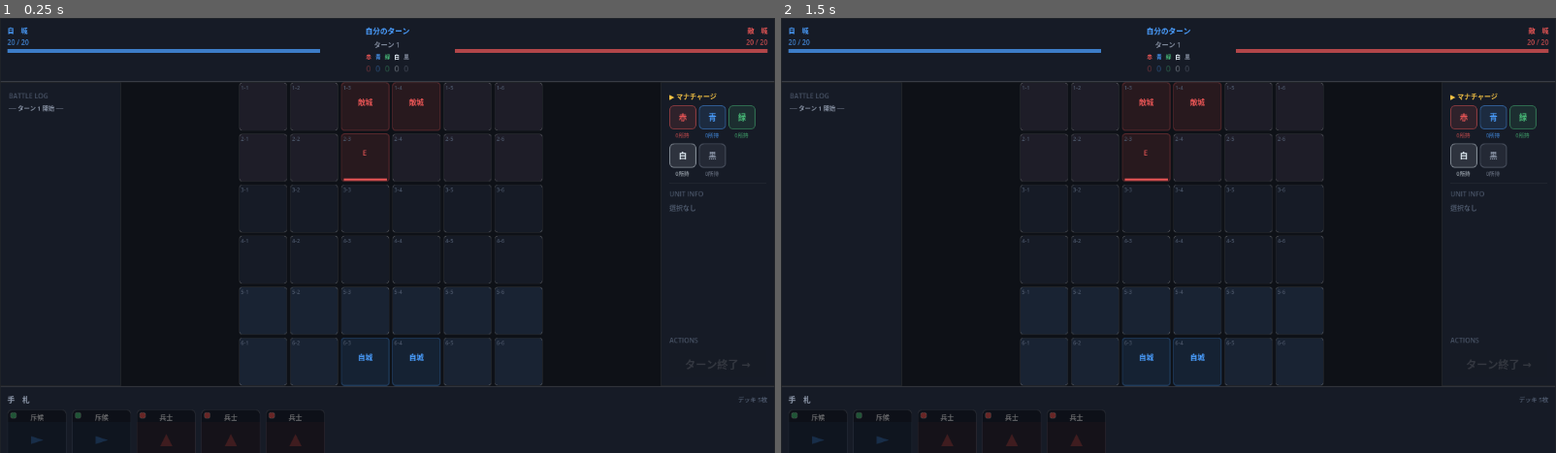
Above: before the commit, frames 1-2 (left to right).
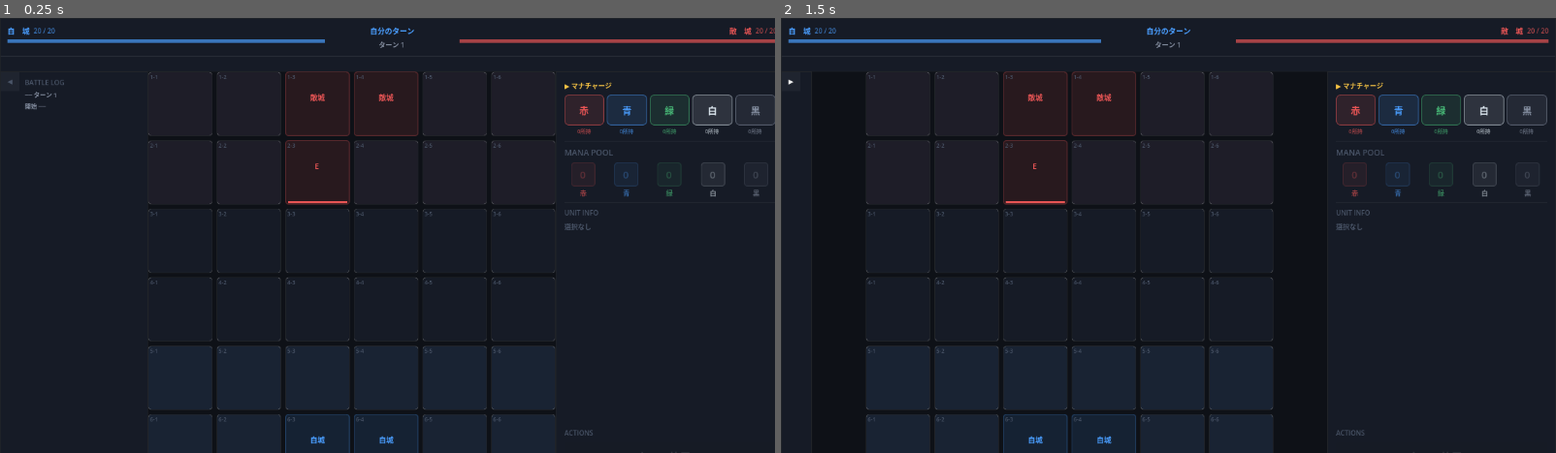
Above: after the commit, the same moments.

Repository: Akasaki-Kouji/Card-6-6
Game: Godot game, scene res://scenes/main.tscn
Two runs of this game, one before a commit and one after it. Both use one fixed random seed, a clock stepped at 60 frames per second and the inputs below.
Inputs (mouse positions are in pixels of both pictures, inside the frame that each line leads up to):
- Up to frame 1 (0.25 s): no input
- Up to frame 2 (1.5 s): click "1-1" at 0.5 s; click (788, 83) at 1.25 s, where only the run after the commit has a clickable "◀"

The runs differ from the first frame. In frame 1, 9.7% of the frame differs, in the area x 0-100%, y 2-100%; in frame 2, 11%.

Commit message:
UI調整

Diff:
--- a/scenes/main.gd
+++ b/scenes/main.gd
@@ -87,7 +87,7 @@
 func _place_topbar(vbox: VBoxContainer, battle_manager: BattleManager,
 		player_castle: Castle, enemy_castle: Castle) -> void:
 	var bar := _make_panel(BG2, Color.TRANSPARENT, Color(1, 1, 1, 0.08))
-	bar.custom_minimum_size.y = 64
+	bar.custom_minimum_size.y = 80
 
 	# 下部ボーダー
 	var sep := ColorRect.new()
@@ -143,38 +143,38 @@
 	label_text: String, hp: int, max_hp: int, color: Color, align_left: bool
 ) -> Control:
 	var vbox := VBoxContainer.new()
-	vbox.add_theme_constant_override("separation", 3)
-
-	var lbl := _make_label(label_text, color, 10)
-	lbl.horizontal_alignment = HORIZONTAL_ALIGNMENT_LEFT if align_left \
-		else HORIZONTAL_ALIGNMENT_RIGHT
-	vbox.add_child(lbl)
-
-	var hp_lbl := _make_label("%d / %d" % [hp, max_hp], Color(color.r, color.g, color.b, 0.8), 10)
+	vbox.add_theme_constant_override("separation", 4)
+
+	# 城名 + HP を1行で表示
+	var header_row := _make_hbox(6)
+	header_row.alignment = BoxContainer.ALIGNMENT_BEGIN if align_left \
+		else BoxContainer.ALIGNMENT_END
+
+	var name_lbl := _make_label(label_text, color, 11)
+	header_row.add_child(name_lbl)
+
+	var hp_lbl := _make_label("%d / %d" % [hp, max_hp], Color(color.r, color.g, color.b, 0.7), 10)
 	hp_lbl.name = "HpLabel"
-	hp_lbl.horizontal_alignment = HORIZONTAL_ALIGNMENT_LEFT if align_left \
-		else HORIZONTAL_ALIGNMENT_RIGHT
-	vbox.add_child(hp_lbl)
-
-	# HPバー
+	header_row.add_child(hp_lbl)
+	vbox.add_child(header_row)
+
+	# HPバー（細め）
 	var bar_bg := PanelContainer.new()
-	bar_bg.custom_minimum_size = Vector2(0.0, 6.0)
+	bar_bg.custom_minimum_size = Vector2(0.0, 5.0)
 	bar_bg.size_flags_horizontal = Control.SIZE_EXPAND_FILL
 	var bar_style := StyleBoxFlat.new()
-	bar_style.bg_color = Color(color.r, color.g, color.b, 0.15)
-	bar_style.set_corner_radius_all(3)
+	bar_style.bg_color = Color(color.r, color.g, color.b, 0.12)
+	bar_style.set_corner_radius_all(2)
 	bar_bg.add_theme_stylebox_override("panel", bar_style)
 
 	var bar_inner := HBoxContainer.new()
 	bar_inner.add_theme_constant_override("separation", 0)
-
 	var fill := ColorRect.new()
 	fill.name = "Fill"
-	fill.color = Color(color.r, color.g, color.b, 0.7)
+	fill.color = Color(color.r, color.g, color.b, 0.65)
 	fill.size_flags_horizontal = Control.SIZE_EXPAND_FILL
 	fill.size_flags_stretch_ratio = float(hp) / float(max_hp)
 	bar_inner.add_child(fill)
-
 	bar_bg.add_child(bar_inner)
 	vbox.add_child(bar_bg)
 
@@ -197,13 +197,6 @@
 	turn_lbl.name = "TurnLabel"
 	turn_lbl.horizontal_alignment = HORIZONTAL_ALIGNMENT_CENTER
 	vbox.add_child(turn_lbl)
-
-	# マナプール表示行（5色）
-	var mana_row := _make_hbox(6)
-	mana_row.name = "ManaRow"
-	mana_row.alignment = BoxContainer.ALIGNMENT_CENTER
-	_rebuild_mana_pool_display(mana_row, battle_manager.mana_pool)
-	vbox.add_child(mana_row)
 
 	# 敵ターン中オーバーレイ
 	var enemy_overlay := _make_label("⏳ 相手のターン処理中…", C_TEXT3, 9)
@@ -219,10 +212,6 @@
 		phase_lbl.add_theme_color_override("font_color", C_BLUE if is_player else C_RED)
 		turn_lbl.text = "ターン %d" % turn
 		enemy_overlay.visible = not is_player
-		mana_row.modulate = Color.WHITE if is_player else Color(1, 1, 1, 0.3)
-	)
-	battle_manager.mana_pool_changed.connect(func(pool: Dictionary) -> void:
-		_rebuild_mana_pool_display(mana_row, pool)
 	)
 
 	return vbox
@@ -272,18 +261,49 @@
 	main_hbox.add_theme_constant_override("separation", 0)
 	vbox.add_child(main_hbox)
 
-	# 左サイドパネル（バトルログ）
+	# 左サイドパネル（バトルログ・折りたたみ可能）
 	var left := _make_panel(BG2, Color.TRANSPARENT, BORDER)
 	left.name = "LeftPanel"
-	left.custom_minimum_size.x = 180
+	left.custom_minimum_size.x = 220
 	left.size_flags_vertical = Control.SIZE_EXPAND_FILL
 
-	var log_inner := VBoxContainer.new()
-	log_inner.add_theme_constant_override("separation", 4)
-	log_inner.size_flags_vertical = Control.SIZE_EXPAND_FILL
+	# パネル内部：トグル列 ＋ ログ列 の横並び
+	var left_hbox := HBoxContainer.new()
+	left_hbox.add_theme_constant_override("separation", 0)
+	left_hbox.size_flags_vertical = Control.SIZE_EXPAND_FILL
+
+	# トグルボタン列（常時表示・28px固定）
+	var toggle_col := VBoxContainer.new()
+	toggle_col.custom_minimum_size.x = 28
+	toggle_col.add_theme_constant_override("separation", 0)
+
+	var toggle_btn := Button.new()
+	toggle_btn.text = "◀"
+	toggle_btn.custom_minimum_size = Vector2(28.0, 28.0)
+	toggle_btn.focus_mode = Control.FOCUS_NONE
+	toggle_btn.add_theme_font_size_override("font_size", 10)
+	var toggle_style := StyleBoxFlat.new()
+	toggle_style.bg_color = Color(1, 1, 1, 0.04)
+	toggle_style.set_border_width_all(0)
+	toggle_btn.add_theme_stylebox_override("normal", toggle_style)
+	toggle_btn.add_theme_stylebox_override("hover",  toggle_style)
+	toggle_btn.add_theme_color_override("font_color", C_TEXT3)
+	toggle_col.add_child(toggle_btn)
+
+	var toggle_spacer := Control.new()
+	toggle_spacer.size_flags_vertical = Control.SIZE_EXPAND_FILL
+	toggle_col.add_child(toggle_spacer)
+	left_hbox.add_child(toggle_col)
+
+	# ログコンテンツ列（折りたたみ対象）
+	var log_content := VBoxContainer.new()
+	log_content.name = "LogContent"
+	log_content.add_theme_constant_override("separation", 4)
+	log_content.size_flags_horizontal = Control.SIZE_EXPAND_FILL
+	log_content.size_flags_vertical   = Control.SIZE_EXPAND_FILL
 
 	var log_title := _make_label("BATTLE LOG", C_TEXT3, 10)
-	log_inner.add_child(log_title)
+	log_content.add_child(log_title)
 
 	var log_scroll := ScrollContainer.new()
 	log_scroll.size_flags_vertical = Control.SIZE_EXPAND_FILL
@@ -294,22 +314,28 @@
 	log_list.add_theme_constant_override("separation", 2)
 	log_list.size_flags_horizontal = Control.SIZE_EXPAND_FILL
 	log_scroll.add_child(log_list)
-	log_inner.add_child(log_scroll)
-
-	left.add_child(_make_margin(log_inner, 12))
+	log_content.add_child(log_scroll)
+	left_hbox.add_child(_make_margin(log_content, 8))
+
+	left.add_child(left_hbox)
 	main_hbox.add_child(left)
 
-	# battle_log シグナルはここで接続（battle_manager は引数で受け取れないため後で接続）
-	# battle_log シグナルを接続
+	# トグル動作
+	var log_expanded := true
+	toggle_btn.pressed.connect(func() -> void:
+		log_expanded = not log_expanded
+		log_content.visible        = log_expanded
+		left.custom_minimum_size.x = 220 if log_expanded else 30
+		toggle_btn.text            = "◀" if log_expanded else "▶"
+	)
+
 	if battle_manager != null:
 		battle_manager.battle_log.connect(func(msg: String) -> void:
 			var entry := _make_label(msg, C_TEXT2, 9)
 			entry.autowrap_mode = TextServer.AUTOWRAP_WORD_SMART
 			log_list.add_child(entry)
-			# 最大30件保持
 			if log_list.get_child_count() > 30:
 				log_list.get_child(0).queue_free()
-			# 最下部にスクロール
 			await get_tree().process_frame
 			log_scroll.scroll_vertical = int(log_scroll.get_v_scroll_bar().max_value)
 		)
@@ -325,7 +351,7 @@
 	# 右サイドパネル（アクション — 後のステップで実装）
 	var right := _make_panel(BG2, Color.TRANSPARENT, BORDER)
 	right.name = "RightPanel"
-	right.custom_minimum_size.x = 170
+	right.custom_minimum_size.x = 340
 	right.size_flags_vertical = Control.SIZE_EXPAND_FILL
 	var right_label := _make_label("ACTIONS", C_TEXT3, 10)
 	right.add_child(_make_margin(right_label, 12))
@@ -335,7 +361,7 @@
 func _place_hand(vbox: VBoxContainer, hand_view: HandView, card_manager: CardManager) -> void:
 	var hand_panel := _make_panel(BG2, Color.TRANSPARENT, Color(1, 1, 1, 0.08))
 	hand_panel.name = "HandPanel"
-	hand_panel.custom_minimum_size.y = 160
+	hand_panel.custom_minimum_size.y = 272
 
 	var sep := ColorRect.new()
 	sep.color = BORDER2
@@ -398,6 +424,29 @@
 	charge_sep.size_flags_horizontal = Control.SIZE_EXPAND_FILL
 	charge_sep.visible = false
 	inner.add_child(charge_sep)
+
+	# ── マナプール表示 ──
+	var mana_section := VBoxContainer.new()
+	mana_section.add_theme_constant_override("separation", 6)
+
+	var mana_title := _make_label("MANA POOL", C_TEXT3, 12)
+	mana_section.add_child(mana_title)
+
+	var mana_row := _make_hbox(8)
+	mana_row.size_flags_horizontal = Control.SIZE_EXPAND_FILL
+	mana_section.add_child(mana_row)
+	_rebuild_mana_pool_display_panel(mana_row, battle_manager.mana_pool)
+
+	var mana_sep := ColorRect.new()
+	mana_sep.color = Color(1, 1, 1, 0.08)
+	mana_sep.custom_minimum_size.y = 1
+	mana_sep.size_flags_horizontal = Control.SIZE_EXPAND_FILL
+	mana_section.add_child(mana_sep)
+	inner.add_child(mana_section)
+
+	battle_manager.mana_pool_changed.connect(func(pool: Dictionary) -> void:
+		_rebuild_mana_pool_display_panel(mana_row, pool)
+	)
 
 	# ── ユニット情報ブロック ──
 	var unit_section := VBoxContainer.new()
@@ -478,11 +527,10 @@
 	var title := _make_label("▶ マナチャージ", C_GOLD, 10)
 	vbox.add_child(title)
 
-	# 5色ボタン（2行：3+2）
-	var row1 := _make_hbox(4)
-	row1.name = "ChargeRow1"
-	var row2 := _make_hbox(4)
-	row2.name = "ChargeRow2"
+	# 5色ボタン（1行）
+	var row := _make_hbox(4)
+	row.name = "ChargeRow1"
+	row.size_flags_horizontal = Control.SIZE_EXPAND_FILL
 
 	for i in _MANA_COLORS.size():
 		var color_key: String = _MANA_COLORS[i]
@@ -490,11 +538,13 @@
 
 		var btn_vbox := VBoxContainer.new()
 		btn_vbox.add_theme_constant_override("separation", 2)
+		btn_vbox.size_flags_horizontal = Control.SIZE_EXPAND_FILL
 
 		var btn := Button.new()
-		btn.text               = _MANA_NAMES[i]
-		btn.custom_minimum_size = Vector2(40.0, 36.0)
-		btn.focus_mode         = Control.FOCUS_NONE
+		btn.text              = _MANA_NAMES[i]
+		btn.custom_minimum_size = Vector2(0.0, 46.0)
+		btn.size_flags_horizontal = Control.SIZE_EXPAND_FILL
+		btn.focus_mode        = Control.FOCUS_NONE
 
 		var bs := StyleBoxFlat.new()
 		bs.bg_color     = Color(col.r, col.g, col.b, 0.12)
@@ -504,12 +554,12 @@
 		btn.add_theme_stylebox_override("normal", bs)
 
 		var bs_hover := bs.duplicate() as StyleBoxFlat
-		bs_hover.bg_color = Color(col.r, col.g, col.b, 0.28)
+		bs_hover.bg_color     = Color(col.r, col.g, col.b, 0.28)
 		bs_hover.border_color = Color(col.r, col.g, col.b, 0.9)
 		btn.add_theme_stylebox_override("hover", bs_hover)
 
 		btn.add_theme_color_override("font_color", col)
-		btn.add_theme_font_size_override("font_size", 12)
+		btn.add_theme_font_size_override("font_size", 14)
 		btn.pressed.connect(battle_manager.charge_mana.bind(color_key))
 		btn_vbox.add_child(btn)
 
@@ -519,13 +569,9 @@
 		cnt.horizontal_alignment = HORIZONTAL_ALIGNMENT_CENTER
 		btn_vbox.add_child(cnt)
 
-		if i < 3:
-			row1.add_child(btn_vbox)
-		else:
-			row2.add_child(btn_vbox)
-
-	vbox.add_child(row1)
-	vbox.add_child(row2)
+		row.add_child(btn_vbox)
+
+	vbox.add_child(row)
 	return vbox
 
 
@@ -535,6 +581,52 @@
 		var cnt: Label = charge_section.find_child("cnt_%s" % color_key, true, false) as Label
 		if cnt != null:
 			cnt.text = "%d所持" % pool.get(color_key, 0)
+
+
+func _rebuild_mana_pool_display_panel(row: HBoxContainer, pool: Dictionary) -> void:
+	for child in row.get_children():
+		child.queue_free()
+
+	for i in _MANA_COLORS.size():
+		var color_key: String = _MANA_COLORS[i]
+		var col: Color        = _MANA_COLS[i]
+		var count: int        = pool.get(color_key, 0)
+
+		var block := VBoxContainer.new()
+		block.add_theme_constant_override("separation", 2)
+		block.size_flags_horizontal = Control.SIZE_EXPAND_FILL
+
+		# 色付きボックス
+		var gem := Panel.new()
+		gem.custom_minimum_size = Vector2(36.0, 36.0)
+		gem.size_flags_horizontal = Control.SIZE_SHRINK_CENTER
+		var s := StyleBoxFlat.new()
+		s.bg_color     = Color(col.r, col.g, col.b, 0.25 if count > 0 else 0.07)
+		s.border_color = Color(col.r, col.g, col.b, 0.7  if count > 0 else 0.2)
+		s.set_border_width_all(1)
+		s.set_corner_radius_all(4)
+		gem.add_theme_stylebox_override("panel", s)
+
+		# 数字を gem の中央に
+		var num := Label.new()
+		num.text = str(count)
+		num.add_theme_color_override("font_color", col if count > 0 else Color(col.r, col.g, col.b, 0.3))
+		num.add_theme_font_size_override("font_size", 15)
+		num.horizontal_alignment = HORIZONTAL_ALIGNMENT_CENTER
+		num.vertical_alignment   = VERTICAL_ALIGNMENT_CENTER
+		num.set_anchors_and_offsets_preset(Control.PRESET_FULL_RECT)
+		gem.add_child(num)
+
+		# 色名ラベル
+		var name_lbl := Label.new()
+		name_lbl.text = _MANA_NAMES[i]
+		name_lbl.add_theme_color_override("font_color", Color(col.r, col.g, col.b, 0.6))
+		name_lbl.add_theme_font_size_override("font_size", 10)
+		name_lbl.horizontal_alignment = HORIZONTAL_ALIGNMENT_CENTER
+
+		block.add_child(gem)
+		block.add_child(name_lbl)
+		row.add_child(block)
 
 
 func _make_unit_detail_block() -> VBoxContainer:
--- a/scripts/grid_view.gd
+++ b/scripts/grid_view.gd
@@ -11,9 +11,9 @@
 # ---------------------------------------------------------------------------
 const ROWS     := 6
 const COLS     := 6
-const CELL_W   := 72.0
-const CELL_H   := 72.0
-const CELL_GAP := 4
+const CELL_W   := 96.0
+const CELL_H   := 96.0
+const CELL_GAP := 6
 
 # カラーパレット
 const C_BG2    := Color("#161b26")
--- a/scripts/hand_view.gd
+++ b/scripts/hand_view.gd
@@ -11,9 +11,9 @@
 # ---------------------------------------------------------------------------
 # 定数
 # ---------------------------------------------------------------------------
-const CARD_W    := 88.0
-const CARD_H    := 124.0
-const CARD_GAP  := 8
+const CARD_W    := 136.0
+const CARD_H    := 200.0
+const CARD_GAP  := 10
 
 # カラーパレット
 const C_BG2     := Color("#161b26")
@@ -121,7 +121,7 @@
 	var lbl := Label.new()
 	lbl.text = card.card_name
 	lbl.add_theme_color_override("font_color", C_TEXT)
-	lbl.add_theme_font_size_override("font_size", 10)
+	lbl.add_theme_font_size_override("font_size", 12)
 	lbl.horizontal_alignment = HORIZONTAL_ALIGNMENT_CENTER
 	lbl.mouse_filter = Control.MOUSE_FILTER_IGNORE
 	mc.add_child(lbl)
@@ -130,7 +130,7 @@
 
 func _make_art_area(card: Card) -> Control:
 	var art := ColorRect.new()
-	art.custom_minimum_size = Vector2(0.0, 48.0)
+	art.custom_minimum_size = Vector2(0.0, 64.0)
 	art.size_flags_horizontal = Control.SIZE_EXPAND_FILL
 	art.mouse_filter = Control.MOUSE_FILTER_IGNORE
 	# オーナーカラーに合わせた薄い背景
@@ -142,7 +142,7 @@
 	var icon := Label.new()
 	icon.text = _card_icon(card)
 	icon.add_theme_color_override("font_color", Color(base.r, base.g, base.b, 0.5))
-	icon.add_theme_font_size_override("font_size", 24)
+	icon.add_theme_font_size_override("font_size", 32)
 	icon.horizontal_alignment = HORIZONTAL_ALIGNMENT_CENTER
 	icon.vertical_alignment   = VERTICAL_ALIGNMENT_CENTER
 	icon.set_anchors_and_offsets_preset(Control.PRESET_FULL_RECT)
@@ -186,7 +186,7 @@
 	var key_lbl := Label.new()
 	key_lbl.text = key
 	key_lbl.add_theme_color_override("font_color", C_TEXT3)
-	key_lbl.add_theme_font_size_override("font_size", 7)
+	key_lbl.add_theme_font_size_override("font_size", 9)
 	key_lbl.horizontal_alignment = HORIZONTAL_ALIGNMENT_CENTER
 	key_lbl.mouse_filter = Control.MOUSE_FILTER_IGNORE
 	vbox.add_child(key_lbl)
@@ -194,7 +194,7 @@
 	var val_lbl := Label.new()
 	val_lbl.text = val
 	val_lbl.add_theme_color_override("font_color", color)
-	val_lbl.add_theme_font_size_override("font_size", 11)
+	val_lbl.add_theme_font_size_override("font_size", 14)
 	val_lbl.horizontal_alignment = HORIZONTAL_ALIGNMENT_CENTER
 	val_lbl.mouse_filter = Control.MOUSE_FILTER_IGNORE
 	vbox.add_child(val_lbl)
